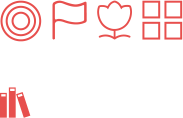
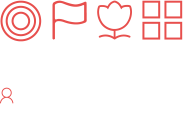
The second (183, 118) image is a revision of the first. Changes to its layers:
painted on "<编组>" (9th of 9) over box(0, 87, 31, 118)
